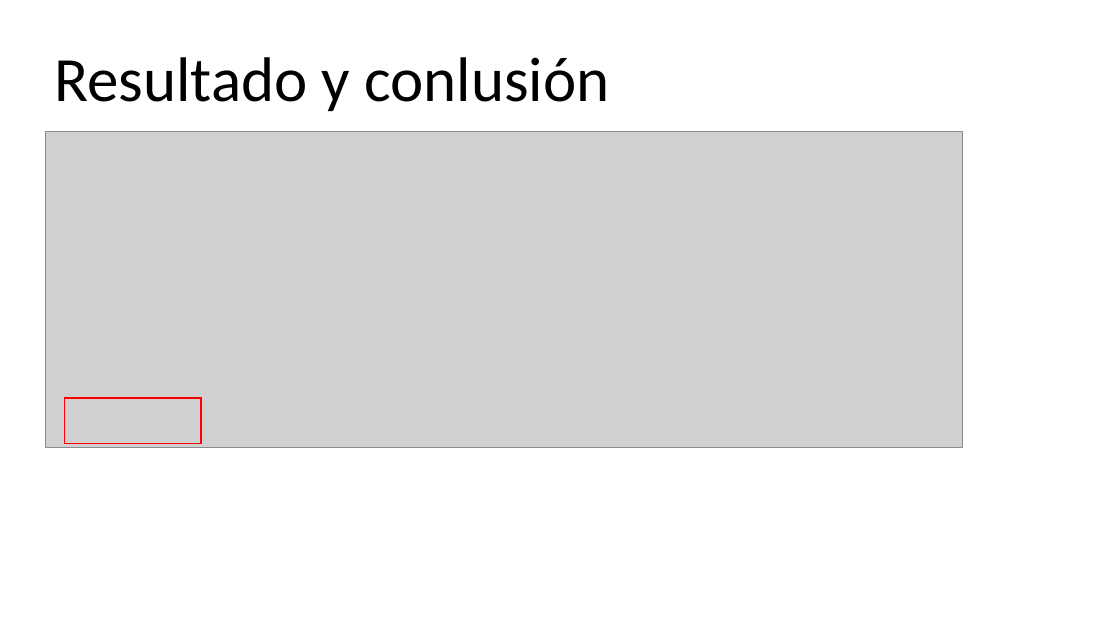
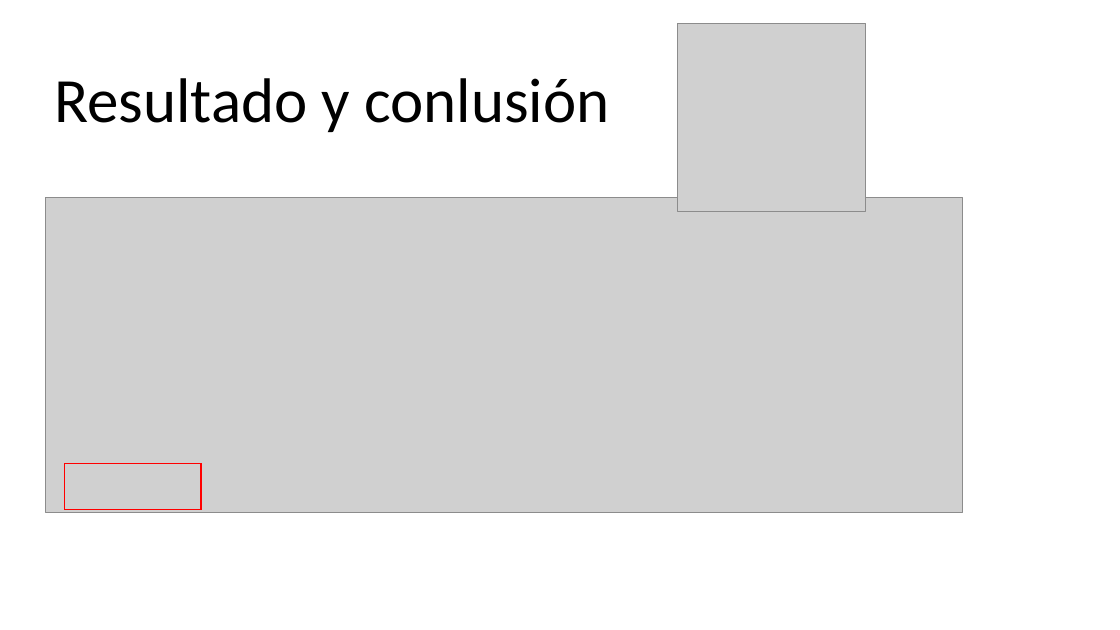
Before and after one commit to lizarragad/proyecto_modulo1, a slide deck: slide 8 of Presentación del proyecto.pptx. Drawn at 1120x630 pixels with LibreOffice and Linux fonts; fonts in the diff are those of the drawing; grey boxes stand for pictures. Boxes give left, top, right and bottom in pixels: in the first picture for what was removed or moved away, otherwise in the second. Text is boxed around its words. In the diff, an @@ line names an element or a change of style, - is before the commit and + after.

```diff
--- a/Presentación del proyecto.pptx
+++ b/Presentación del proyecto.pptx
@@ picture added at <box>677,24,865,212</box> @@
@@ text "Resultado y conlusión": place and size @@
-text "Resultado y conlusión" at <box>54,57,609,111</box>
+text "Resultado y conlusión" at <box>54,78,609,132</box>
@@ picture: place and size @@
-picture at <box>46,132,963,447</box>
+picture at <box>46,197,963,513</box>
@@ rectangle: place and size @@
-rectangle at <box>65,398,201,444</box>
+rectangle at <box>65,464,201,509</box>
```
Also in this commit, not shown: 8 other slides changed, 1 other file.
